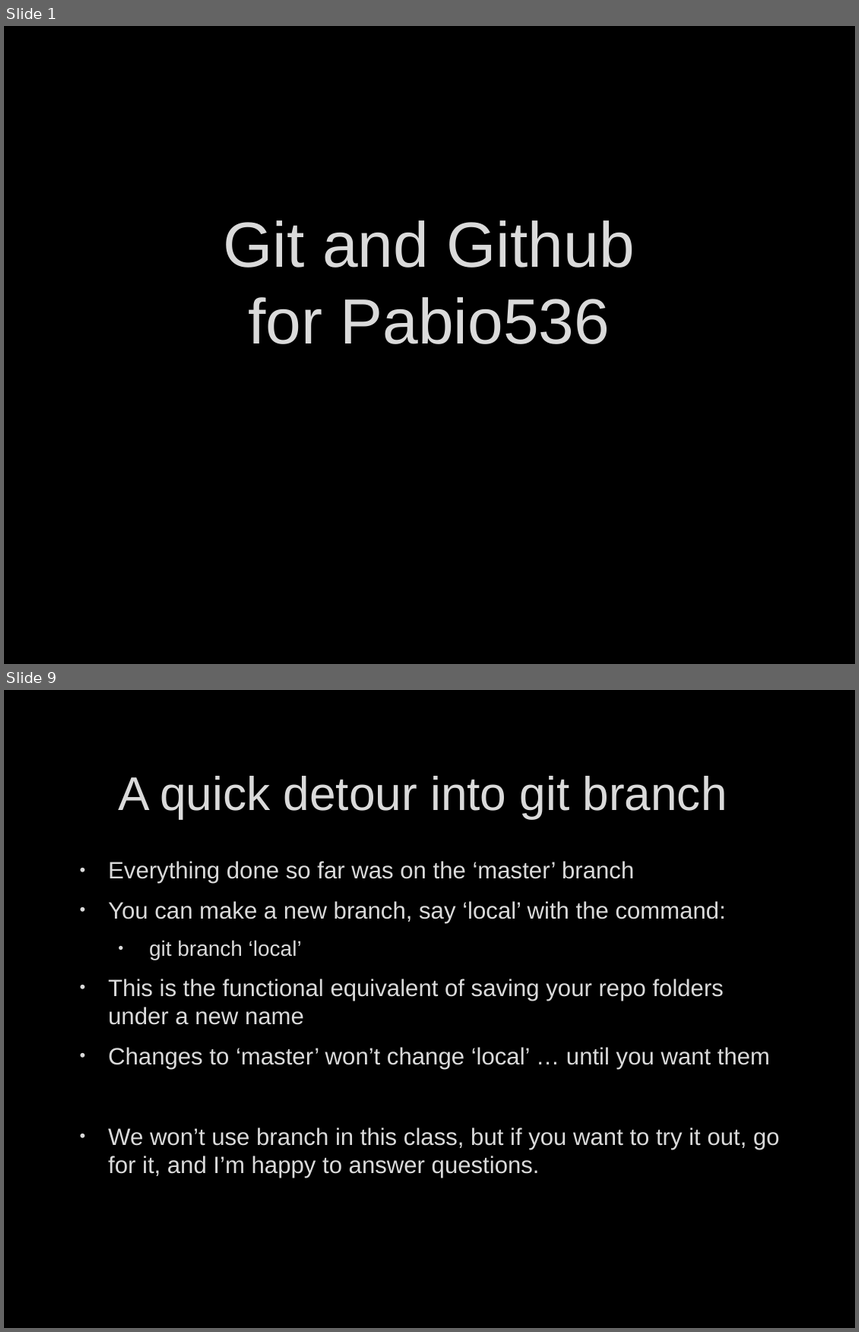
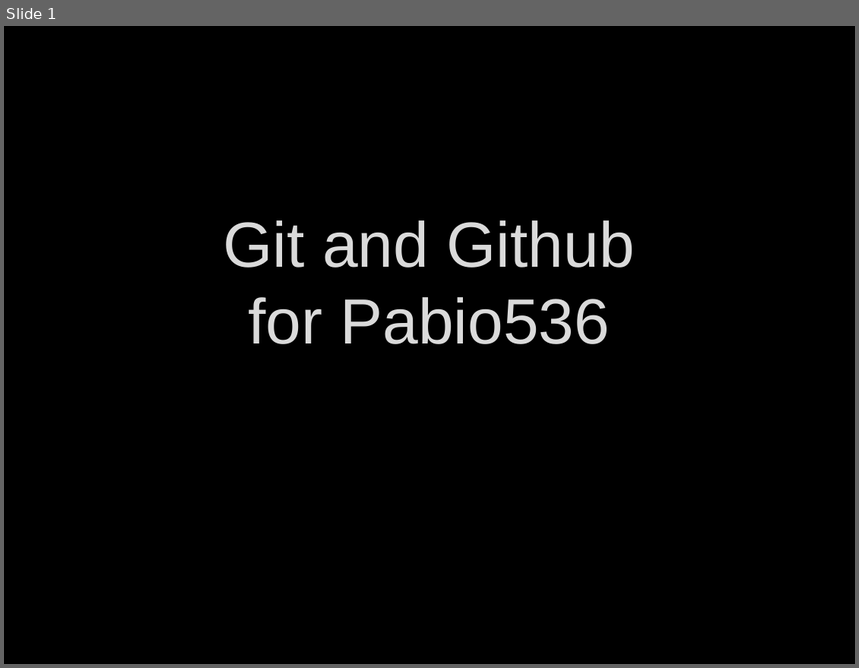
Before and after one commit to fdmast/Pabio536, a slide deck: C1_Introduction/ClassOne.GithubIntro.pptx. Shown one above the other, each under a label of ours: slides 1 and 9 before the commit, slide 1 after it; the slides between them are not shown. The pictures are 859x1332 and 859x668 pixels, drawn with LibreOffice and Linux fonts; fonts in the diff are those of the drawing; background and template pictures are left out. Boxes give left, top, right and bottom in pixels: in the first picture for what was removed or moved away, otherwise in the second. Text is boxed around its words. In the diff, an @@ line names an element or a change of style, - is before the commit and + after.

Commit message:
Complete overhaul of Class 3

```diff
--- a/C1_Introduction/ClassOne.GithubIntro.pptx
+++ b/C1_Introduction/ClassOne.GithubIntro.pptx
@@ slide 9 removed at <box>4,690,855,1328</box>, background picture (left out) @@
@@ title removed at <box>118,776,728,819</box> @@
-A quick detour into git branch
@@ text removed at <box>108,861,780,1179</box> @@
-• Everything done so far was on the ‘master’ branch
-• You can make a new branch, say ‘local’ with the command:
-  • git branch ‘local’
-• This is the functional equivalent of saving your repo folders under a new name
-• Changes to ‘master’ won’t change ‘local’ … until you want them
-• We won’t use branch in this class, but if you want to try it out, go for it, and I’m happy to answer questions.
```
Also in this commit, not shown: 2 slides changed, 10 slides added, 10 other slides removed, 5 other files.
